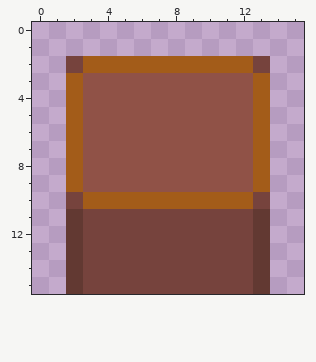
Pixel-art file, stored at assets/sprites/delivery_counter.aseprite. That is the earlier state.
16x16 pixels, 1 frame.
Once edited:
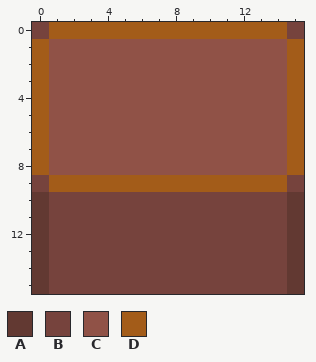
Palette (. is transparent): A #623932  B #76433d  C #905247  D #a35c19
The edit:
@@ x 0..15 @@
- 0 ................
- 1 ................
- 2 ..BDDDDDDDDDDB..
- 3 ..DCCCCCCCCCCD..
- 4 ..DCCCCCCCCCCD..
- 5 ..DCCCCCCCCCCD..
- 6 ..DCCCCCCCCCCD..
- 7 ..DCCCCCCCCCCD..
- 8 ..DCCCCCCCCCCD..
- 9 ..DCCCCCCCCCCD..
-10 ..BDDDDDDDDDDB..
-11 ..ABBBBBBBBBBA..
-12 ..ABBBBBBBBBBA..
-13 ..ABBBBBBBBBBA..
-14 ..ABBBBBBBBBBA..
-15 ..ABBBBBBBBBBA..
+ 0 BDDDDDDDDDDDDDDB
+ 1 DCCCCCCCCCCCCCCD
+ 2 DCCCCCCCCCCCCCCD
+ 3 DCCCCCCCCCCCCCCD
+ 4 DCCCCCCCCCCCCCCD
+ 5 DCCCCCCCCCCCCCCD
+ 6 DCCCCCCCCCCCCCCD
+ 7 DCCCCCCCCCCCCCCD
+ 8 DCCCCCCCCCCCCCCD
+ 9 BDDDDDDDDDDDDDDB
+10 ABBBBBBBBBBBBBBA
+11 ABBBBBBBBBBBBBBA
+12 ABBBBBBBBBBBBBBA
+13 ABBBBBBBBBBBBBBA
+14 ABBBBBBBBBBBBBBA
+15 ABBBBBBBBBBBBBBA
